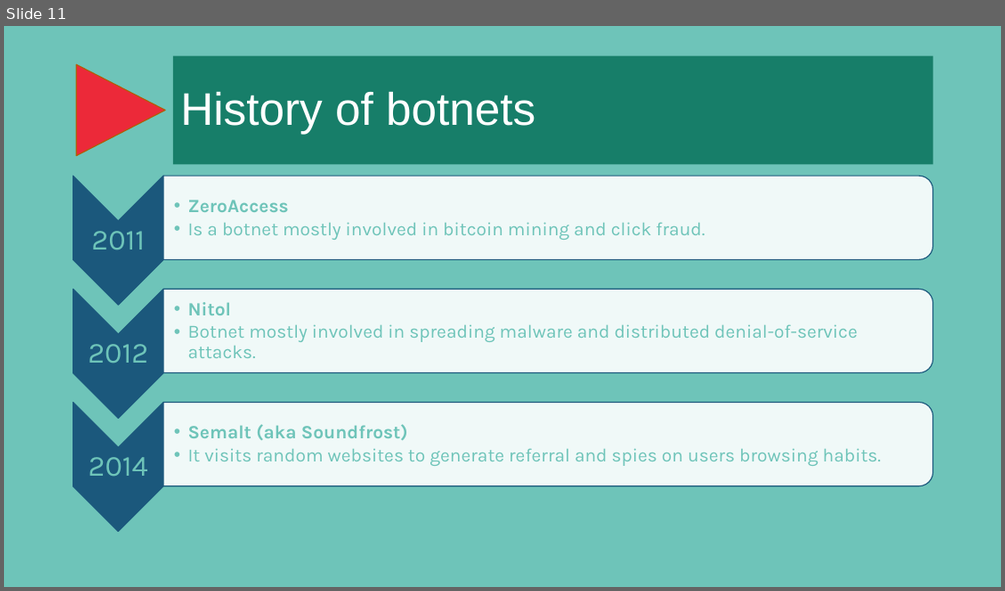
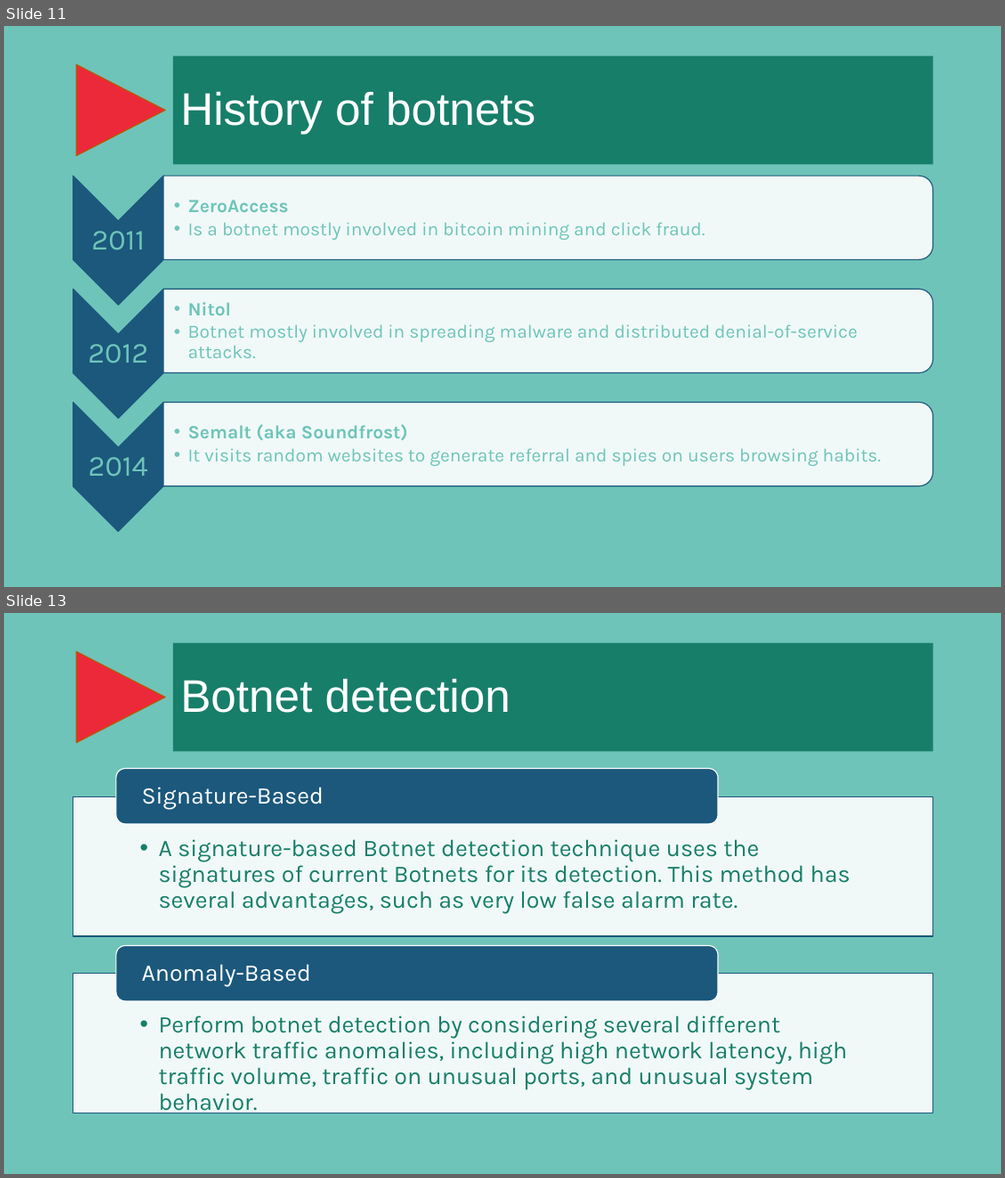
Before and after one commit to jpdias/botnet-lab, a slide deck: report/A hands-on approach on botnets.pptx. Shown one above the other, each under a label of ours: slide 11 before the commit, slides 11 and 13 after it; the slides between them are not shown. The pictures are 1005x591 and 1005x1178 pixels, drawn with LibreOffice and Linux fonts; fonts in the diff are those of the drawing; background and template pictures are left out. Boxes give left, top, right and bottom in pixels: in the first picture for what was removed or moved away, otherwise in the second. Text is boxed around its words. In the diff, an @@ line names an element or a change of style, - is before the commit and + after.

```diff
--- a/report/A hands-on approach on botnets.pptx
+++ b/report/A hands-on approach on botnets.pptx
@@ slide 13 added at [4, 613, 1001, 1174], background #6EC4B9; not listed: 1 template element that a slide beside it also shows @@
@@ title added at [173, 643, 933, 751], fill #177E69, 44 pt, text #FFFFFF @@
+Botnet detection
@@ group added at [73, 769, 933, 1116]: 4 texts, 2 rectangles, 2 rounded rectangles @@
+  •• A signature-based Botnet detection technique uses the signatures of current Botnets for its detection. This method has several advantages, such as very low false alarm rate.
+Signature-Based
+  •• Perform botnet detection by considering several different network traffic anomalies, including high network latency, high traffic volume, traffic on unusual ports, and unusual system behavior.
+Anomaly-Based
```
Also in this commit, not shown: 2 slides changed, 14 other slides added, 2 slides removed.
